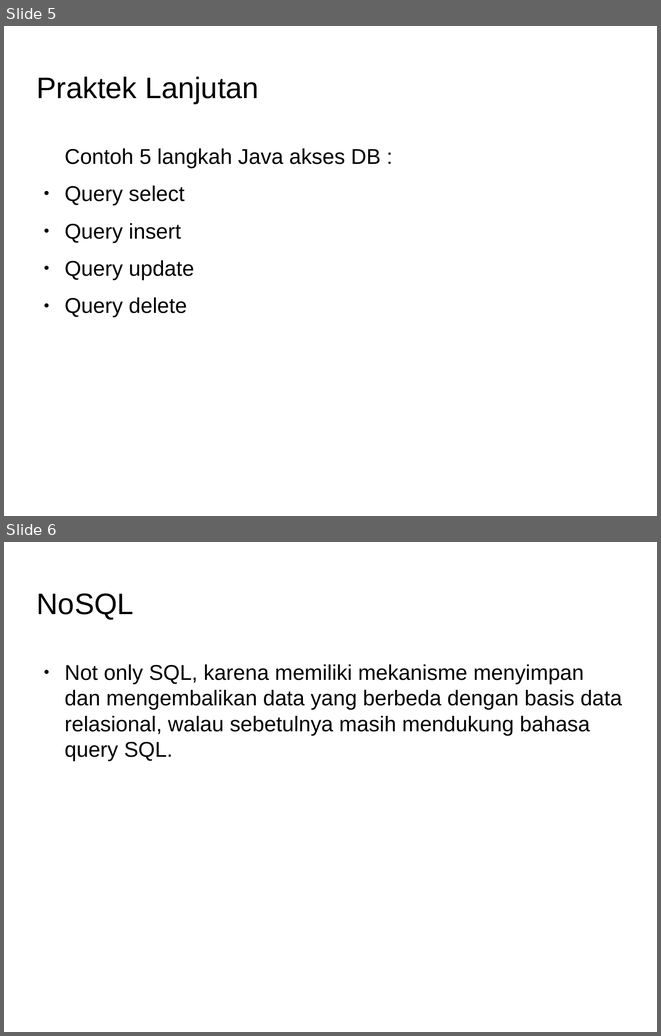
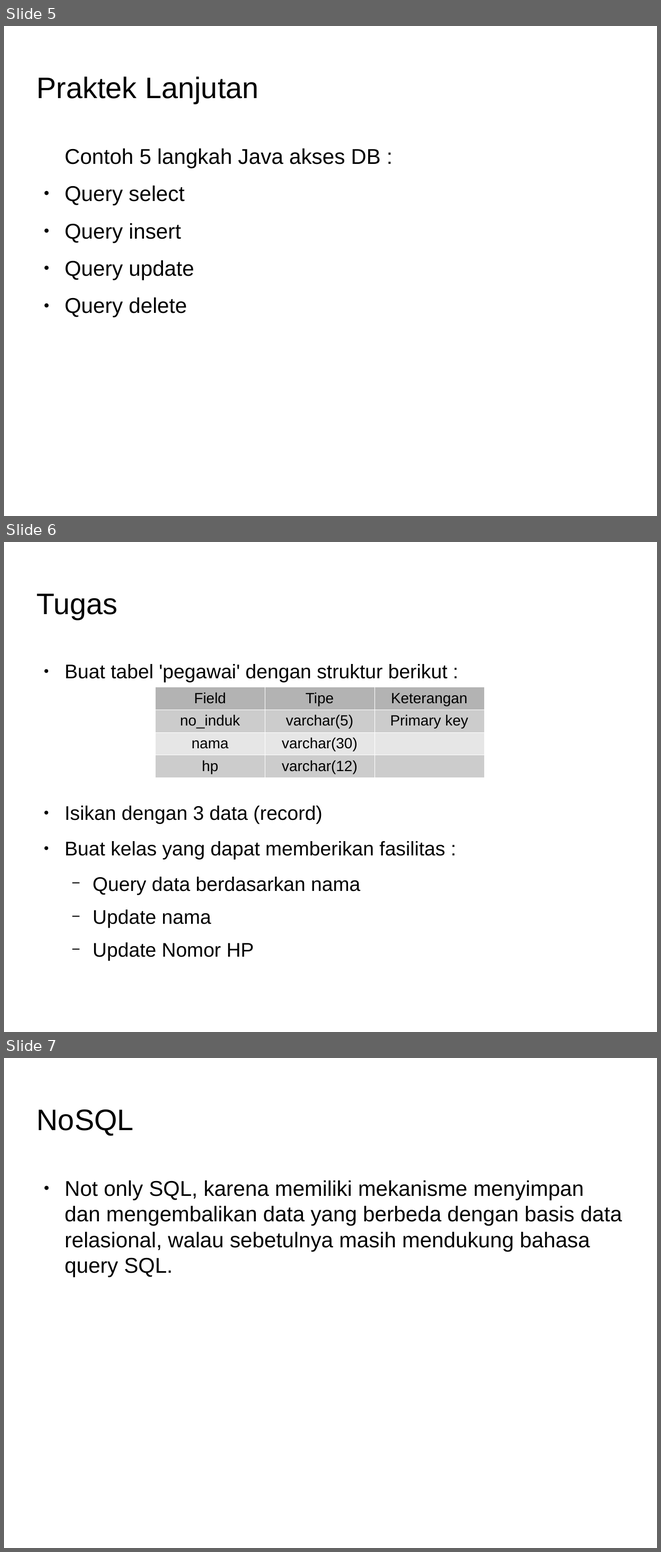
Before and after one commit to Dickyfathur7/pemrograman-komputer-2, a slide deck: 06-db-and-nosql/slide-db-and-nosql.odp. Shown one above the other, each under a label of ours: slides 5 and 6 before the commit, slides 5, 6 and 7 after it. The pictures are 661x1036 and 661x1552 pixels, drawn with LibreOffice and Linux fonts; fonts in the diff are those of the drawing; background and template pictures are left out. Boxes give left, top, right and bottom in pixels: in the first picture for what was removed or moved away, otherwise in the second. Text is boxed around its words. In the diff, an @@ line names an element or a change of style, - is before the commit and + after.

```diff
--- a/06-db-and-nosql/slide-db-and-nosql.odp
+++ b/06-db-and-nosql/slide-db-and-nosql.odp
@@ slide 6 added at (4,542,657,1032), background picture (left out) @@
@@ title added at (37,593,118,619), 36 pt, text #000000 @@
+Tugas
@@ text added at (64,664,448,961), 24.1 pt, text #000000 @@
+● Buat tabel 'pegawai' dengan struktur berikut :
+● Isikan dengan 3 data (record)
+● Buat kelas yang dapat memberikan fasilitas :
+  − Query data berdasarkan nama
+  − Update nama
+  − Update Nomor HP
@@ table added at (155,687,484,777), 4 rows, 3 columns @@
+Field | Tipe | Keterangan
+no_induk | varchar(5) | Primary key
+nama | varchar(30) | 
+hp | varchar(12) | 
@@ what was slide 6 is now slide 7 @@
```
Also in this commit, not shown: 1 slide changed, 1 other slide added, 2 other files.
